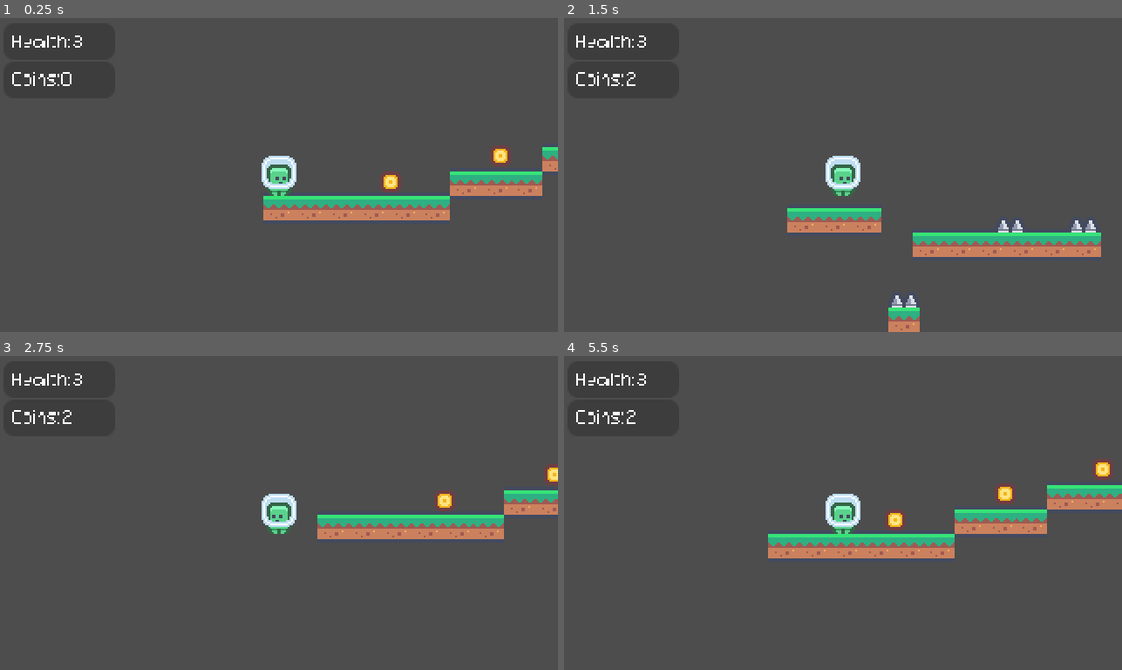
Above: before the commit, frames 1-4 (two rows, left to right).
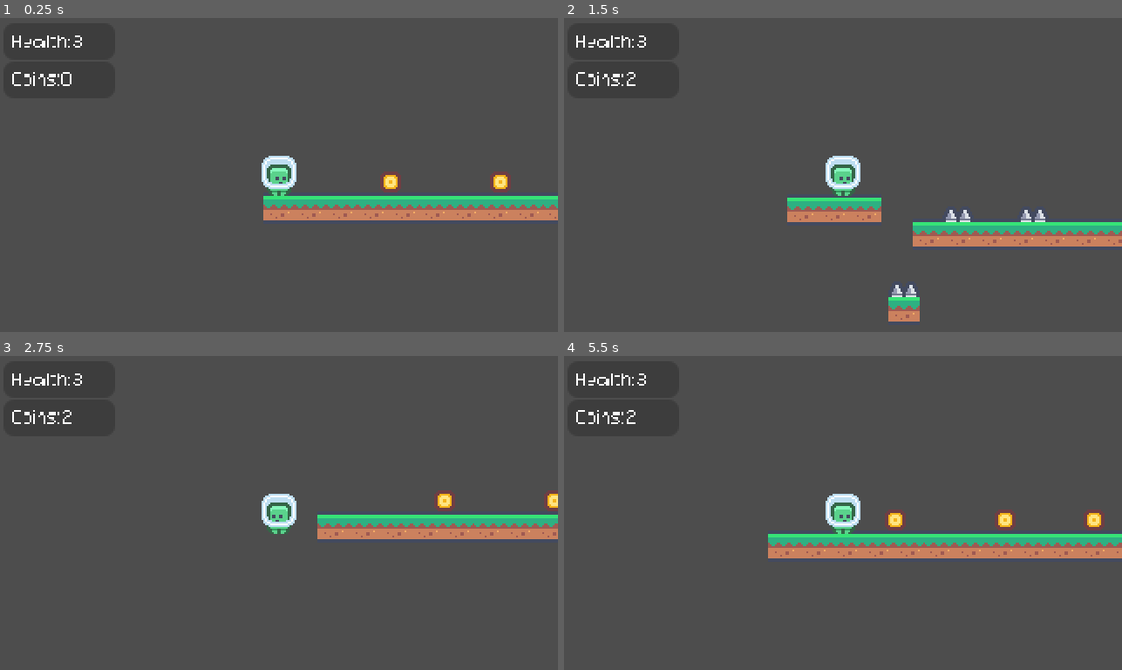
Above: after the commit, the same moments.

Repository: platz-halter/mario_clone
Game: Godot game, scene res://world.tscn
The game is run twice, just before and just after one commit, with the same random seed, the same clock (stepped at 60 frames per second) and the same inputs.
Inputs:
- Up to frame 1 (0.25 s): no input
- Up to frame 2 (1.5 s): tap Enter at 0.5 s; hold Shift (dash) 0.53-1.28 s; hold Right (ui_right) from 0.53 s (still down); tap Up (ui_up) at 0.77 s; tap 1 (sys_level1) at 1.35 s
- Up to frame 3 (2.75 s): tap Up (ui_up) at 1.52 s; release Right (ui_right) at 2.03 s; hold Left (ui_left) from 2.03 s (still down); tap 2 (sys_level2) at 2.1 s
- Up to frame 4 (5.5 s): release Left (ui_left) at 2.78 s; hold Right (ui_right) 2.78-4.28 s; tap Shift (dash) at 2.85 s; tap Up (ui_up) at 3.02, 3.77, 4.52 s; tap 1 (sys_level1) at 3.6 s; hold Left (ui_left) 4.28-5.03 s; tap 2 (sys_level2) at 4.35 s; hold Right (ui_right) from 5.03 s (still down); hold Shift (dash) from 5.03 s (still down)

The runs differ from the first frame. In frame 1, 3.2% of the frame differs, in the area x 80-100%, y 40-65%; in frame 2, 6.8%, in the area x 40-100%, y 57-100%; in frame 3, 1.7%; in frame 4, 5.4%.

Commit message:
Changed level 2 to a better showcase env

Diff:
--- a/Levels/level_1.tscn
+++ b/Levels/level_1.tscn
@@ -45,11 +45,14 @@
 [node name="grass_floor12" parent="." instance=ExtResource("2_80btb")]
 position = Vector2(238, 71)
 
+[node name="grass_floor13" parent="." instance=ExtResource("2_80btb")]
+position = Vector2(256, 71)
+
 [node name="spikes" parent="." instance=ExtResource("3_ip3kg")]
 position = Vector2(134, 98)
 
 [node name="spikes2" parent="." instance=ExtResource("3_ip3kg")]
-position = Vector2(195, 55)
+position = Vector2(208, 55)
 
 [node name="spikes3" parent="." instance=ExtResource("3_ip3kg")]
-position = Vector2(237, 55)
+position = Vector2(165, 55)
--- a/Levels/level_2.tscn
+++ b/Levels/level_2.tscn
@@ -32,109 +32,52 @@
 position = Vector2(-11, 233)
 
 [node name="grass_floor7" parent="." instance=ExtResource("2_mfqcu")]
-position = Vector2(154, 67)
+position = Vector2(154, 81)
 
 [node name="grass_floor8" parent="." instance=ExtResource("2_mfqcu")]
-position = Vector2(172, 67)
+position = Vector2(172, 81)
 
 [node name="grass_floor9" parent="." instance=ExtResource("2_mfqcu")]
-position = Vector2(189, 67)
+position = Vector2(190, 81)
 
 [node name="grass_floor10" parent="." instance=ExtResource("2_mfqcu")]
-position = Vector2(207, 53)
+position = Vector2(207, 81)
 
 [node name="grass_floor11" parent="." instance=ExtResource("2_mfqcu")]
-position = Vector2(225, 53)
+position = Vector2(225, 81)
 
 [node name="grass_floor12" parent="." instance=ExtResource("2_mfqcu")]
-position = Vector2(243, 53)
-
-[node name="grass_floor13" parent="." instance=ExtResource("2_mfqcu")]
-position = Vector2(280, 23)
+position = Vector2(243, 81)
 
 [node name="grass_floor14" parent="." instance=ExtResource("2_mfqcu")]
-position = Vector2(280, 67)
-
-[node name="grass_floor15" parent="." instance=ExtResource("2_mfqcu")]
-position = Vector2(262, 38)
+position = Vector2(277, 81)
 
 [node name="grass_floor16" parent="." instance=ExtResource("2_mfqcu")]
-position = Vector2(317, 67)
+position = Vector2(294, 81)
 
 [node name="grass_floor17" parent="." instance=ExtResource("2_mfqcu")]
-position = Vector2(335, 81)
+position = Vector2(312, 81)
 
 [node name="grass_floor18" parent="." instance=ExtResource("2_mfqcu")]
-position = Vector2(353, 81)
+position = Vector2(330, 81)
 
 [node name="grass_floor19" parent="." instance=ExtResource("2_mfqcu")]
-position = Vector2(371, 81)
+position = Vector2(348, 81)
 
 [node name="grass_floor20" parent="." instance=ExtResource("2_mfqcu")]
-position = Vector2(389, 81)
-
-[node name="grass_floor21" parent="." instance=ExtResource("2_mfqcu")]
-position = Vector2(298, 23)
-
-[node name="grass_floor22" parent="." instance=ExtResource("2_mfqcu")]
-position = Vector2(316, 23)
+position = Vector2(366, 81)
 
 [node name="grass_floor23" parent="." instance=ExtResource("2_mfqcu")]
-position = Vector2(262, 67)
-
-[node name="grass_floor24" parent="." instance=ExtResource("2_mfqcu")]
-position = Vector2(298, 134)
-
-[node name="grass_floor25" parent="." instance=ExtResource("2_mfqcu")]
-position = Vector2(316, 134)
-
-[node name="grass_floor26" parent="." instance=ExtResource("2_mfqcu")]
-position = Vector2(334, 134)
-
-[node name="grass_floor27" parent="." instance=ExtResource("2_mfqcu")]
-position = Vector2(352, 134)
-
-[node name="grass_floor28" parent="." instance=ExtResource("2_mfqcu")]
-position = Vector2(370, 134)
-
-[node name="grass_floor29" parent="." instance=ExtResource("2_mfqcu")]
-position = Vector2(388, 148)
-
-[node name="grass_floor30" parent="." instance=ExtResource("2_mfqcu")]
-position = Vector2(406, 148)
-
-[node name="grass_floor31" parent="." instance=ExtResource("2_mfqcu")]
-position = Vector2(424, 162)
-
-[node name="grass_floor32" parent="." instance=ExtResource("2_mfqcu")]
-position = Vector2(442, 162)
-
-[node name="grass_floor33" parent="." instance=ExtResource("2_mfqcu")]
-position = Vector2(460, 176)
-
-[node name="grass_floor34" parent="." instance=ExtResource("2_mfqcu")]
-position = Vector2(478, 176)
-
-[node name="grass_floor35" parent="." instance=ExtResource("2_mfqcu")]
-position = Vector2(496, 176)
-
-[node name="grass_floor36" parent="." instance=ExtResource("2_mfqcu")]
-position = Vector2(514, 176)
-
-[node name="grass_floor37" parent="." instance=ExtResource("2_mfqcu")]
-position = Vector2(532, 176)
-
-[node name="grass_floor38" parent="." instance=ExtResource("2_mfqcu")]
-position = Vector2(550, 176)
+position = Vector2(259, 81)
 
 [node name="coin" parent="." instance=ExtResource("4_ssxcn")]
 position = Vector2(111, 66)
 
 [node name="coin2" parent="." instance=ExtResource("4_ssxcn")]
-position = Vector2(174, 51)
+position = Vector2(174, 66)
 
 [node name="coin3" parent="." instance=ExtResource("4_ssxcn")]
-position = Vector2(230, 37)
+position = Vector2(225, 66)
 
 [node name="coin4" parent="." instance=ExtResource("4_ssxcn")]
-position = Vector2(263, 22)
+position = Vector2(263, 66)
--- a/Objects/LevelElements/finish.tscn
+++ /dev/null
@@ -1,15 +0,0 @@
-[gd_scene load_steps=3 format=3 uid="uid://crck7f7x5j68e"]
-
-[ext_resource type="Texture2D" uid="uid://b15fuq7metl6p" path="res://Assets/Tiles/tile_0111.png" id="1_7wm65"]
-
-[sub_resource type="CircleShape2D" id="CircleShape2D_iriuh"]
-radius = 11.1803
-
-[node name="finish" type="StaticBody2D"]
-
-[node name="CollisionShape2D" type="CollisionShape2D" parent="."]
-shape = SubResource("CircleShape2D_iriuh")
-
-[node name="sprite" type="Sprite2D" parent="."]
-position = Vector2(3, 0)
-texture = ExtResource("1_7wm65")
--- a/world.gd
+++ b/world.gd
@@ -4,7 +4,7 @@
 var level1 = preload("res://Levels/level_1.tscn")
 var level2 = preload("res://Levels/level_2.tscn")
 
-var player_bank #Cash that the player collects before stashing it in the "lobby"
+var player_bank #WIP - Cash that the player collects before stashing it in the "lobby"
 
 func get_level(): #Get currently loaded level
 	var level_node = get_child(0)
